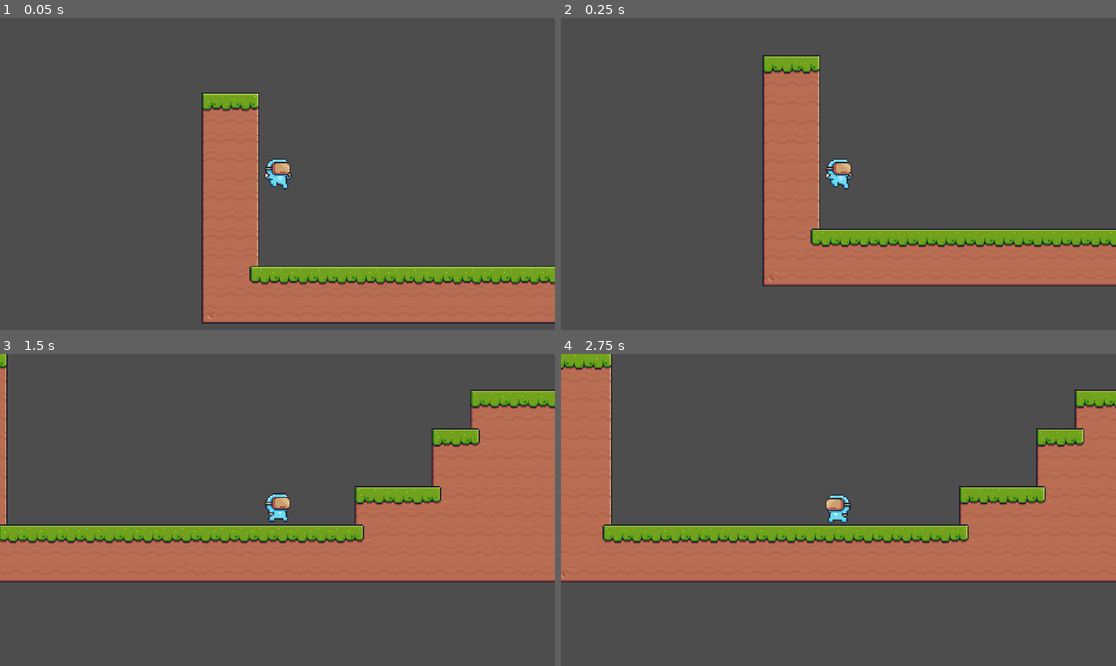
Above: before the commit, frames 1-4 (two rows, left to right).
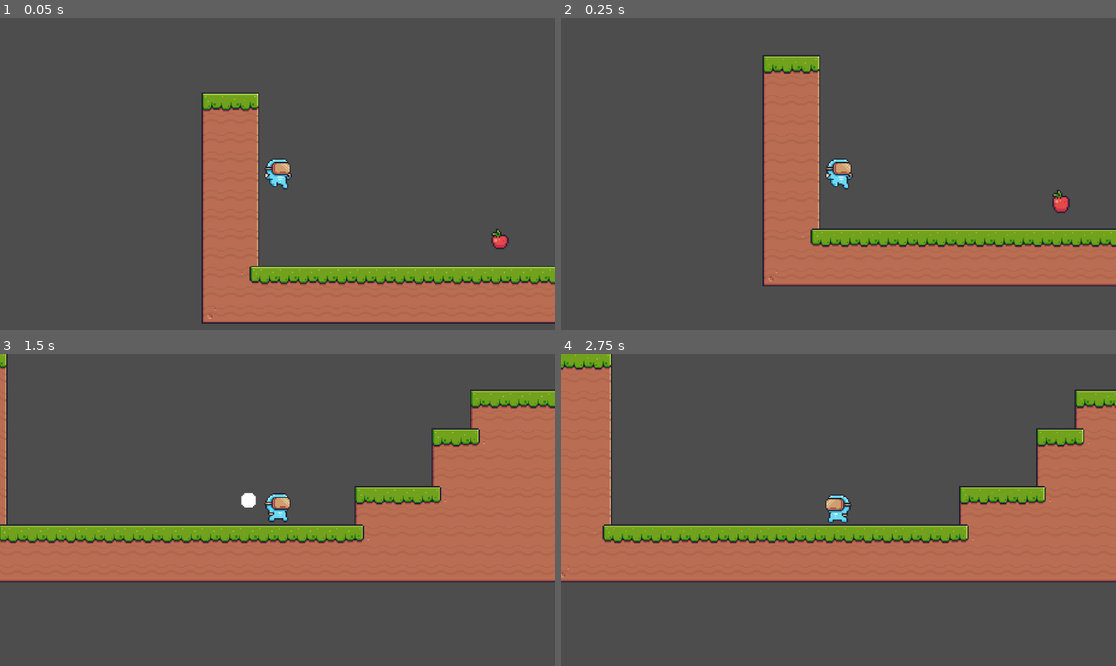
Above: after the commit, the same moments.

Repository: CD1FOX/2D-Platformer
Game: Godot game, scene res://Scenes/main.tscn
Same seed, same stepped clock (60 frames per second), same inputs: the game is played once before the commit and once after it.
Inputs:
- Up to frame 1 (0.05 s): no input
- Up to frame 2 (0.25 s): no input
- Up to frame 3 (1.5 s): hold D (Right) from 0.53 s (still down); tap W (Jump) at 0.77 s
- Up to frame 4 (2.75 s): tap W (Jump) at 1.52 s; release D (Right) at 2.03 s; hold A (Left) from 2.03 s (still down)

The runs differ from the first frame. In frame 1, 0.1% of the frame differs, in the area x 88-92%, y 67-75%; in frame 2, 0.2%, in the area x 88-92%, y 55-63%; in frame 3, 0.1%; in frame 4, nothing differs.

Commit message:
Update
Added Apple Collectible

Diff:
--- /dev/null
+++ b/Global.gd
@@ -0,0 +1,3 @@
+extends Node
+
+var score = 0
--- /dev/null
+++ b/Scenes/Collectibles/Scripts/apple.gd
@@ -0,0 +1,12 @@
+extends Area2D
+
+
+func _on_body_entered(body: Node2D) -> void:
+	if body.name == 'Player':
+		Global.score += 1
+		$AnimatedSprite2D.play("Collected")
+
+
+
+func _on_animated_sprite_2d_animation_finished() -> void:
+	queue_free()
--- /dev/null
+++ b/Scenes/Collectibles/apple.tscn
@@ -0,0 +1,200 @@
+[gd_scene load_steps=29 format=3 uid="uid://bdg77nwiro1u"]
+
+[ext_resource type="Texture2D" uid="uid://beel5jhaopsee" path="res://Assets/Pixel Adventure!/Items/Fruits/Apple.png" id="1_ir1en"]
+[ext_resource type="Script" uid="uid://cysey5eujauxq" path="res://Scenes/Collectibles/Scripts/apple.gd" id="1_uut0b"]
+[ext_resource type="Texture2D" uid="uid://cmse2fmlgm8a8" path="res://Assets/Pixel Adventure!/Items/Fruits/Collected.png" id="2_8gwai"]
+
+[sub_resource type="AtlasTexture" id="AtlasTexture_lyte0"]
+atlas = ExtResource("1_ir1en")
+region = Rect2(0, 0, 32, 32)
+
+[sub_resource type="AtlasTexture" id="AtlasTexture_mxla6"]
+atlas = ExtResource("1_ir1en")
+region = Rect2(32, 0, 32, 32)
+
+[sub_resource type="AtlasTexture" id="AtlasTexture_gssal"]
+atlas = ExtResource("1_ir1en")
+region = Rect2(64, 0, 32, 32)
+
+[sub_resource type="AtlasTexture" id="AtlasTexture_4ithp"]
+atlas = ExtResource("1_ir1en")
+region = Rect2(96, 0, 32, 32)
+
+[sub_resource type="AtlasTexture" id="AtlasTexture_deew1"]
+atlas = ExtResource("1_ir1en")
+region = Rect2(128, 0, 32, 32)
+
+[sub_resource type="AtlasTexture" id="AtlasTexture_jqm3g"]
+atlas = ExtResource("1_ir1en")
+region = Rect2(160, 0, 32, 32)
+
+[sub_resource type="AtlasTexture" id="AtlasTexture_sshwc"]
+atlas = ExtResource("1_ir1en")
+region = Rect2(192, 0, 32, 32)
+
+[sub_resource type="AtlasTexture" id="AtlasTexture_fmn8p"]
+atlas = ExtResource("1_ir1en")
+region = Rect2(224, 0, 32, 32)
+
+[sub_resource type="AtlasTexture" id="AtlasTexture_takck"]
+atlas = ExtResource("1_ir1en")
+region = Rect2(256, 0, 32, 32)
+
+[sub_resource type="AtlasTexture" id="AtlasTexture_y02ee"]
+atlas = ExtResource("1_ir1en")
+region = Rect2(288, 0, 32, 32)
+
+[sub_resource type="AtlasTexture" id="AtlasTexture_47vv3"]
+atlas = ExtResource("1_ir1en")
+region = Rect2(320, 0, 32, 32)
+
+[sub_resource type="AtlasTexture" id="AtlasTexture_58ssa"]
+atlas = ExtResource("1_ir1en")
+region = Rect2(352, 0, 32, 32)
+
+[sub_resource type="AtlasTexture" id="AtlasTexture_3gd4k"]
+atlas = ExtResource("1_ir1en")
+region = Rect2(384, 0, 32, 32)
+
+[sub_resource type="AtlasTexture" id="AtlasTexture_vgahy"]
+atlas = ExtResource("1_ir1en")
+region = Rect2(416, 0, 32, 32)
+
+[sub_resource type="AtlasTexture" id="AtlasTexture_c1et2"]
+atlas = ExtResource("1_ir1en")
+region = Rect2(448, 0, 32, 32)
+
+[sub_resource type="AtlasTexture" id="AtlasTexture_6hk4l"]
+atlas = ExtResource("1_ir1en")
+region = Rect2(480, 0, 32, 32)
+
+[sub_resource type="AtlasTexture" id="AtlasTexture_vbaoi"]
+atlas = ExtResource("1_ir1en")
+region = Rect2(512, 0, 32, 32)
+
+[sub_resource type="AtlasTexture" id="AtlasTexture_dpq7i"]
+atlas = ExtResource("2_8gwai")
+region = Rect2(0, 0, 32, 32)
+
+[sub_resource type="AtlasTexture" id="AtlasTexture_l4yjm"]
+atlas = ExtResource("2_8gwai")
+region = Rect2(32, 0, 32, 32)
+
+[sub_resource type="AtlasTexture" id="AtlasTexture_8h278"]
+atlas = ExtResource("2_8gwai")
+region = Rect2(64, 0, 32, 32)
+
+[sub_resource type="AtlasTexture" id="AtlasTexture_8x50w"]
+atlas = ExtResource("2_8gwai")
+region = Rect2(96, 0, 32, 32)
+
+[sub_resource type="AtlasTexture" id="AtlasTexture_6pes7"]
+atlas = ExtResource("2_8gwai")
+region = Rect2(128, 0, 32, 32)
+
+[sub_resource type="AtlasTexture" id="AtlasTexture_57ned"]
+atlas = ExtResource("2_8gwai")
+region = Rect2(160, 0, 32, 32)
+
+[sub_resource type="SpriteFrames" id="SpriteFrames_8bymk"]
+animations = [{
+"frames": [{
+"duration": 1.0,
+"texture": SubResource("AtlasTexture_lyte0")
+}, {
+"duration": 1.0,
+"texture": SubResource("AtlasTexture_mxla6")
+}, {
+"duration": 1.0,
+"texture": SubResource("AtlasTexture_gssal")
+}, {
+"duration": 1.0,
+"texture": SubResource("AtlasTexture_4ithp")
+}, {
+"duration": 1.0,
+"texture": SubResource("AtlasTexture_deew1")
+}, {
+"duration": 1.0,
+"texture": SubResource("AtlasTexture_jqm3g")
+}, {
+"duration": 1.0,
+"texture": SubResource("AtlasTexture_sshwc")
+}, {
+"duration": 1.0,
+"texture": SubResource("AtlasTexture_fmn8p")
+}, {
+"duration": 1.0,
+"texture": SubResource("AtlasTexture_takck")
+}, {
+"duration": 1.0,
+"texture": SubResource("AtlasTexture_y02ee")
+}, {
+"duration": 1.0,
+"texture": SubResource("AtlasTexture_47vv3")
+}, {
+"duration": 1.0,
+"texture": SubResource("AtlasTexture_58ssa")
+}, {
+"duration": 1.0,
+"texture": SubResource("AtlasTexture_3gd4k")
+}, {
+"duration": 1.0,
+"texture": SubResource("AtlasTexture_vgahy")
+}, {
+"duration": 1.0,
+"texture": SubResource("AtlasTexture_c1et2")
+}, {
+"duration": 1.0,
+"texture": SubResource("AtlasTexture_6hk4l")
+}, {
+"duration": 1.0,
+"texture": SubResource("AtlasTexture_vbaoi")
+}],
+"loop": true,
+"name": &"Apple",
+"speed": 20.0
+}, {
+"frames": [{
+"duration": 1.0,
+"texture": SubResource("AtlasTexture_dpq7i")
+}, {
+"duration": 1.0,
+"texture": SubResource("AtlasTexture_l4yjm")
+}, {
+"duration": 1.0,
+"texture": SubResource("AtlasTexture_8h278")
+}, {
+"duration": 1.0,
+"texture": SubResource("AtlasTexture_8x50w")
+}, {
+"duration": 1.0,
+"texture": SubResource("AtlasTexture_6pes7")
+}, {
+"duration": 1.0,
+"texture": SubResource("AtlasTexture_57ned")
+}],
+"loop": false,
+"name": &"Collected",
+"speed": 10.0
+}]
+
+[sub_resource type="CircleShape2D" id="CircleShape2D_tlk8y"]
+radius = 6.0
+
+[node name="Apple" type="Area2D"]
+scale = Vector2(1.2, 1.2)
+script = ExtResource("1_uut0b")
+
+[node name="AnimatedSprite2D" type="AnimatedSprite2D" parent="."]
+sprite_frames = SubResource("SpriteFrames_8bymk")
+animation = &"Collected"
+autoplay = "Apple"
+frame = 5
+frame_progress = 1.0
+
+[node name="CollisionShape2D" type="CollisionShape2D" parent="."]
+position = Vector2(0, -1)
+shape = SubResource("CircleShape2D_tlk8y")
+
+[connection signal="body_entered" from="." to="." method="_on_body_entered"]
+[connection signal="animation_finished" from="AnimatedSprite2D" to="." method="_on_animated_sprite_2d_animation_finished"]
--- a/Scenes/Entity/player.tscn
+++ b/Scenes/Entity/player.tscn
@@ -216,5 +216,4 @@
 
 [node name="CollisionShape2D" type="CollisionShape2D" parent="."]
 position = Vector2(5.96046e-07, 0)
-scale = Vector2(1, 1)
 shape = SubResource("CapsuleShape2D_odi8b")
--- a/Scenes/main.tscn
+++ b/Scenes/main.tscn
@@ -1,7 +1,8 @@
-[gd_scene load_steps=3 format=4 uid="uid://b6uxu28xeegam"]
+[gd_scene load_steps=4 format=4 uid="uid://b6uxu28xeegam"]
 
 [ext_resource type="PackedScene" uid="uid://dsnb28ukkayny" path="res://Scenes/Entity/player.tscn" id="1_jjgbg"]
 [ext_resource type="TileSet" uid="uid://6gwu36b18ay5" path="res://Assets/terrain_tilemap.tres" id="2_bo1nx"]
+[ext_resource type="PackedScene" uid="uid://bdg77nwiro1u" path="res://Scenes/Collectibles/apple.tscn" id="3_8gbba"]
 
 [node name="Main" type="Node2D"]
 
@@ -11,3 +12,6 @@
 [node name="TileMapLayer" type="TileMapLayer" parent="."]
 tile_map_data = PackedByteArray("AAAIACYAAAAHAAIAAAAIACUAAAAHAAEAAAAIACQAAAAHAAAAAAAHACYAAAAHAAIAAAAHACUAAAAHAAEAAAAHAC …(4816 unchanged characters)…
 tile_set = ExtResource("2_bo1nx")
+
+[node name="Apple" parent="." instance=ExtResource("3_8gbba")]
+position = Vector2(248, 556)
--- a/project.godot
+++ b/project.godot
@@ -14,6 +14,10 @@
 run/main_scene="uid://b6uxu28xeegam"
 config/features=PackedStringArray("4.4", "Forward Plus")
 config/icon="res://icon.svg"
+
+[autoload]
+
+Global="*res://Global.gd"
 
 [display]
 
Not shown, added: Global.gd.uid
Not shown, added: Scenes/Collectibles/Scripts/apple.gd.uid
